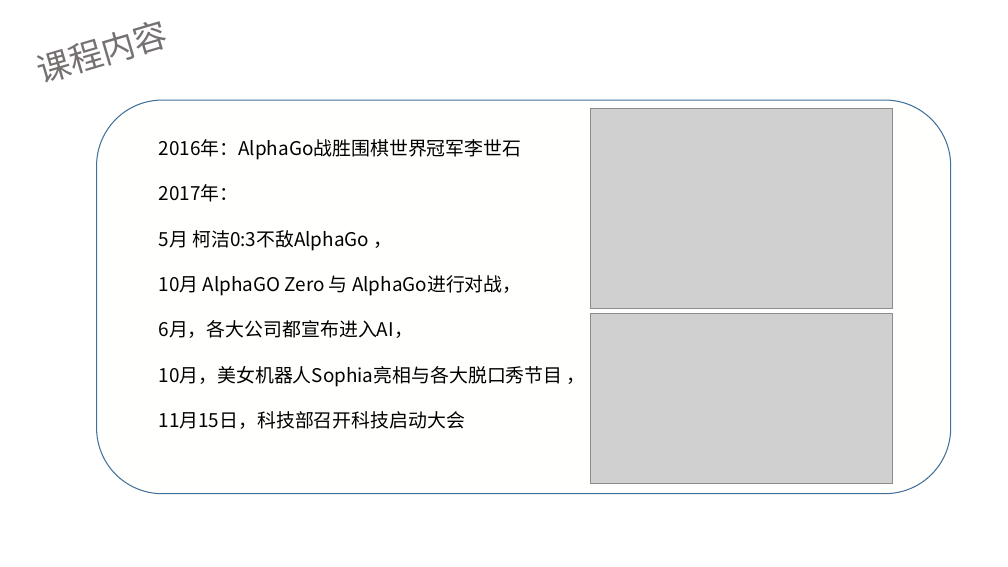
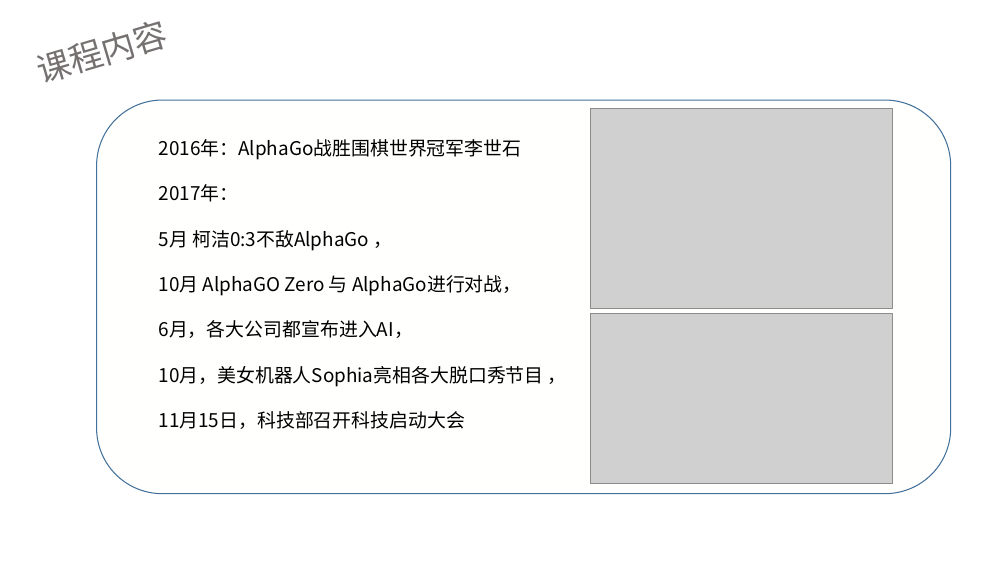
Before and after one commit to LinearPi/md_file, a slide deck: slide 10 of What_is_AI/人工智能公开课.pptx. Drawn at 1008x567 pixels with LibreOffice and Linux fonts; fonts in the diff are those of the drawing; grey boxes stand for pictures; background and template pictures are left out. Boxes give left, top, right and bottom in pixels: in the first picture for what was removed or moved away, otherwise in the second. Text is boxed around its words. In the diff, an @@ line names an element or a change of style, - is before the commit and + after.

```diff
--- a/What_is_AI/人工智能公开课.pptx
+++ b/What_is_AI/人工智能公开课.pptx
@@ text at (159, 366, 544, 387): text changed @@
-10月，美女机器人Sophia亮相与各大脱口秀节目 ，
+10月，美女机器人Sophia亮相各大脱口秀节目 ，
```
Also in this commit, not shown: 5 slides added, 6 other files.
